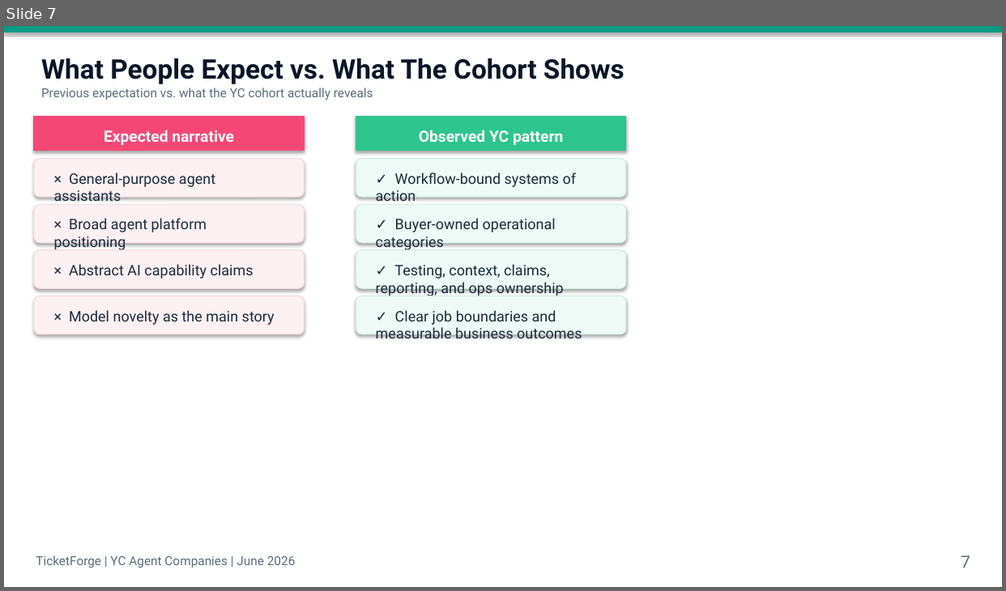
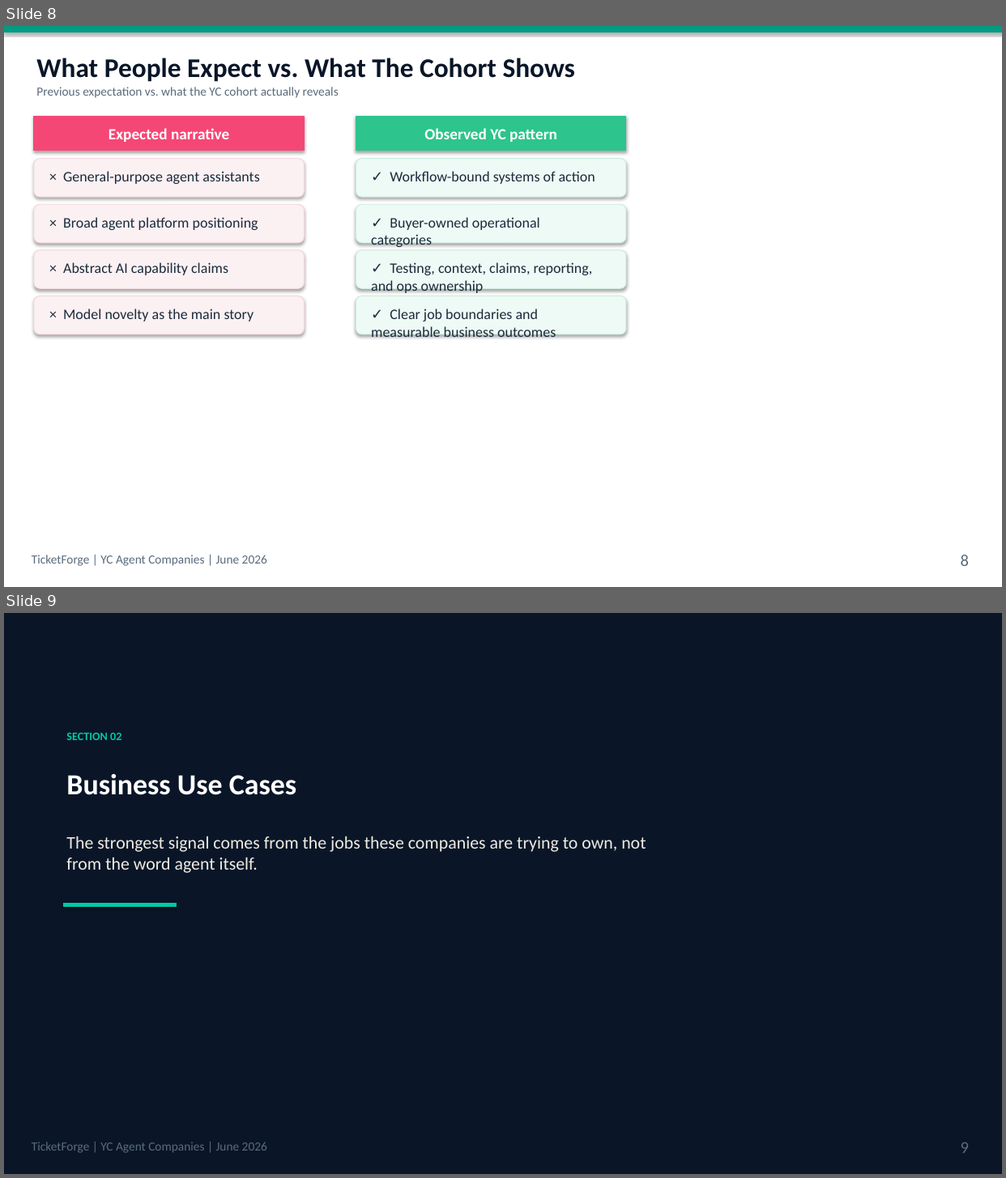
Before and after one commit to shekerkamma/ticketforge, a slide deck: docs/reports/yc-agent-companies-spring-2025-branded.pptx. Shown one above the other, each under a label of ours: slide 7 before the commit, slides 8 and 9 after it. The pictures are 1006x591 and 1006x1178 pixels, drawn with LibreOffice and Linux fonts; fonts in the diff are those of the drawing. Boxes give left, top, right and bottom in pixels: in the first picture for what was removed or moved away, otherwise in the second. Text is boxed around its words. In the diff, an @@ line names an element or a change of style, - is before the commit and + after.

```diff
--- a/docs/reports/yc-agent-companies-spring-2025-branded.pptx
+++ b/docs/reports/yc-agent-companies-spring-2025-branded.pptx
@@ slide 9 added at box(4, 613, 1002, 1174), background #FFFFFF @@
@@ rectangle added at box(4, 613, 1002, 1174), fill #0A1628, outline #0A1628 0.75 pt @@
@@ text added at box(66, 732, 121, 740), 11 pt, text #00C9A7, bold @@
+SECTION 02
@@ text added at box(66, 774, 296, 795), 28 pt, text #FFFFFF, bold @@
+Business Use Cases
@@ text added at box(66, 837, 646, 873), 17 pt, text #EEECE1 @@
+The strongest signal comes from the jobs these companies are trying to own, not from the word agent itself.
@@ rectangle added at box(64, 904, 177, 906), fill #00C9A7, outline #00C9A7 0.75 pt @@
@@ text added at box(32, 1142, 267, 1153), 12 pt, text #5B6B7C @@
+TicketForge | YC Agent Companies | June 2026
@@ text added at box(961, 1143, 969, 1153), 16 pt, text #5B6B7C @@
+9
@@ what was slide 7 is now slide 8 @@
@@ slide 8 changed as well @@
@@ font Roboto to Calibri in 13 elements at box(36, 58, 575, 82), box(36, 87, 339, 98), box(108, 128, 229, 142), box(424, 128, 557, 142), box(63, 171, 259, 184), box(390, 171, 595, 184), box(63, 217, 258, 230), box(371, 217, 540, 247), box(63, 263, 228, 275), box(371, 263, 593, 293), box(63, 309, 254, 322), box(371, 309, 556, 338), box(32, 555, 267, 566) @@
@@ text at box(961, 555, 969, 566): text changed; font Roboto to Calibri @@
-7
+8
```
Also in this commit, not shown: 13 other slides changed, 15 other slides added, 17 other files.
